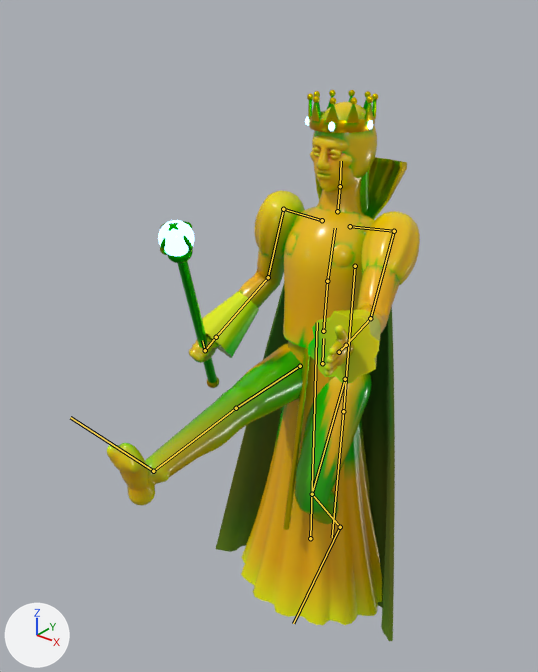
The glTF model public/models/queen.glb: old version first, new version second.
Rendered twice from a 50 mm camera at (1.4, -2.04, 2.15) aimed at (-0.05, -0.22, 1.02). Lighting does not change. The marker at lower left points along +X, +Y and +Z. The older version comes first. Both versions are drawn at frame 21 of the action 'silly'; the numbers are the values there. The bones that bend it are drawn over the model as lines.

In view in the first picture: 'queen'.
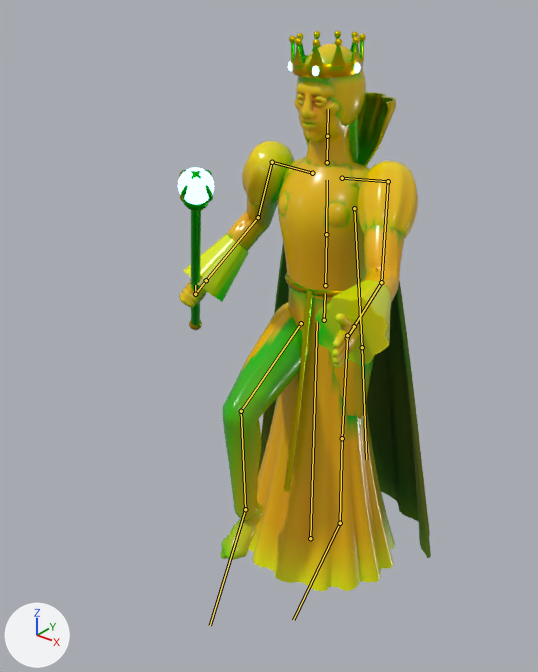
What changed in the scene script:
```text
Change bone_hips:
    where bone_hips = bpy.data.objects['queen_rig'].pose.bones['hips']  # child of 'root'
    bone_hips.location: (0.03, -0.159, 0.0) -> (0.03, 0.019, 0.0)
Change bone_spine:
    where bone_spine = bpy.data.objects['queen_rig'].pose.bones['spine']  # child of 'hips'
    bone_spine.rotation_quaternion: (0.999, -0.043, 0.0, 0.0) -> (1.0, 0.011, 0.0, 0.0)  # degrees (-5, 0, 0) -> degrees (1, 0, 0)
Change bone_chest:
    where bone_chest = bpy.data.objects['queen_rig'].pose.bones['chest']  # child of 'spine'
    bone_chest.rotation_quaternion: (0.997, -0.059, -0.045, -0.003) -> (0.999, 0.015, -0.045, 0.001)  # degrees (-7, -5, 0) -> degrees (2, -5, 0)
Change bone_neck:
    where bone_neck = bpy.data.objects['queen_rig'].pose.bones['neck']  # child of 'chest'
    bone_neck.rotation_quaternion: (1.0, 0.026, 0.0, 0.0) -> (1.0, -0.006, 0.0, 0.0)  # degrees (3, 0, 0) -> degrees (-1, 0, 0)
Change bone_head:
    where bone_head = bpy.data.objects['queen_rig'].pose.bones['head']  # child of 'neck'
    bone_head.rotation_quaternion: (0.997, 0.069, -0.018, 0.001) -> (1.0, 0.005, -0.018, 0.0)  # degrees (8, -2, 0) -> degrees (1, -2, 0)
Change bone_upperarm_l:
    where bone_upperarm_l = bpy.data.objects['queen_rig'].pose.bones['upperarm.L']  # child of 'shoulder.L'
    bone_upperarm_l.rotation_quaternion: (0.923, -0.353, 0.054, -0.14) -> (0.909, -0.348, 0.082, -0.215)  # degrees (-42, 0, -17) -> degrees (-42, 0, -27)
Change bone_upperarm_r:
    where bone_upperarm_r = bpy.data.objects['queen_rig'].pose.bones['upperarm.R']  # child of 'shoulder.R'
    bone_upperarm_r.rotation_quaternion: (0.971, 0.188, 0.029, 0.148) -> (0.955, 0.185, 0.044, 0.226)  # degrees (22, 0, 17) -> degrees (22, 0, 27)
Change bone_prop_r:
    where bone_prop_r = bpy.data.objects['queen_rig'].pose.bones['prop.R']  # child of 'hand.R'
    bone_prop_r.rotation_quaternion: (0.81, 0.586, 0.0, 0.0) -> (0.878, 0.478, 0.0, 0.0)  # degrees (72, 0, 0) -> degrees (57, 0, 0)
Change bone_thigh_l:
    where bone_thigh_l = bpy.data.objects['queen_rig'].pose.bones['thigh.L']  # child of 'hips'
    bone_thigh_l.rotation_quaternion: (0.963, -0.271, 0.0, 0.0) -> (1.0, 0.011, 0.0, 0.0)  # degrees (-31, 0, 0) -> degrees (1, 0, 0)
Change bone_shin_l:
    where bone_shin_l = bpy.data.objects['queen_rig'].pose.bones['shin.L']  # child of 'thigh.L'
    bone_shin_l.rotation_quaternion: (0.841, 0.541, 0.0, 0.0) -> (1.0, -0.012, 0.0, 0.0)  # degrees (65, 0, 0) -> degrees (-1, 0, 0)
Change bone_foot_l:
    where bone_foot_l = bpy.data.objects['queen_rig'].pose.bones['foot.L']  # child of 'shin.L'
    bone_foot_l.rotation_quaternion: (0.956, -0.293, 0.0, 0.0) -> (1.0, 0.001, 0.0, 0.0)  # degrees (-34, 0, 0) -> degrees (0, 0, 0)
Change bone_thigh_r:
    where bone_thigh_r = bpy.data.objects['queen_rig'].pose.bones['thigh.R']  # child of 'hips'
    bone_thigh_r.rotation_quaternion: (0.682, -0.731, 0.0, 0.0) -> (0.835, -0.549, 0.0, 0.0)  # degrees (-94, 0, 0) -> degrees (-67, 0, 0)
Change bone_shin_r:
    where bone_shin_r = bpy.data.objects['queen_rig'].pose.bones['shin.R']  # child of 'thigh.R'
    bone_shin_r.rotation_quaternion: (1.0, -0.01, 0.0, 0.0) -> (0.842, 0.539, 0.0, 0.0)  # degrees (-1, 0, 0) -> degrees (65, 0, 0)
Change bone_foot_r:
    where bone_foot_r = bpy.data.objects['queen_rig'].pose.bones['foot.R']  # child of 'shin.R'
    bone_foot_r.rotation_quaternion: (0.988, 0.155, 0.0, 0.0) -> (0.967, 0.255, 0.0, 0.0)  # degrees (18, 0, 0) -> degrees (30, 0, 0)
```

What differs and where, as boxes [x1, y1, x2, y2] in the pictures (538 x 672 px):
'queen', posed (19% narrower)
    before: [107, 90, 420, 641]
    after: [178, 30, 431, 591]
bone 'hips', root to tip
    before: (322, 363) to (323, 338)
    after: (324, 320) to (325, 293)
bone 'spine', root to tip
    before: (323, 331) to (327, 281)
    after: (325, 285) to (326, 234)
bone 'chest', root to tip
    before: (327, 281) to (335, 228)
    after: (326, 234) to (327, 180)
bone 'neck', root to tip
    before: (337, 211) to (340, 186)
    after: (327, 162) to (327, 136)
bone 'head', root to tip
    before: (340, 186) to (341, 161)
    after: (327, 136) to (328, 109)
bone 'upperarm.L', root to tip
    before: (394, 231) to (370, 318)
    after: (388, 181) to (381, 282)
bone 'upperarm.R', root to tip
    before: (283, 209) to (268, 277)
    after: (272, 162) to (258, 217)
bone 'prop.R', root to tip
    before: (205, 350) to (202, 340)
    after: (195, 294) to (195, 285)
bone 'thigh.L', root to tip
    before: (345, 379) to (312, 494)
    after: (347, 335) to (342, 438)
bone 'shin.L', root to tip
    before: (312, 494) to (340, 527)
    after: (342, 438) to (340, 523)
bone 'foot.L', root to tip
    before: (340, 527) to (293, 623)
    after: (340, 523) to (293, 620)
bone 'thigh.R', root to tip
    before: (300, 366) to (236, 408)
    after: (301, 323) to (241, 411)
bone 'shin.R', root to tip
    before: (236, 408) to (153, 471)
    after: (241, 411) to (245, 509)
bone 'foot.R', root to tip
    before: (153, 471) to (70, 417)
    after: (245, 509) to (210, 625)
